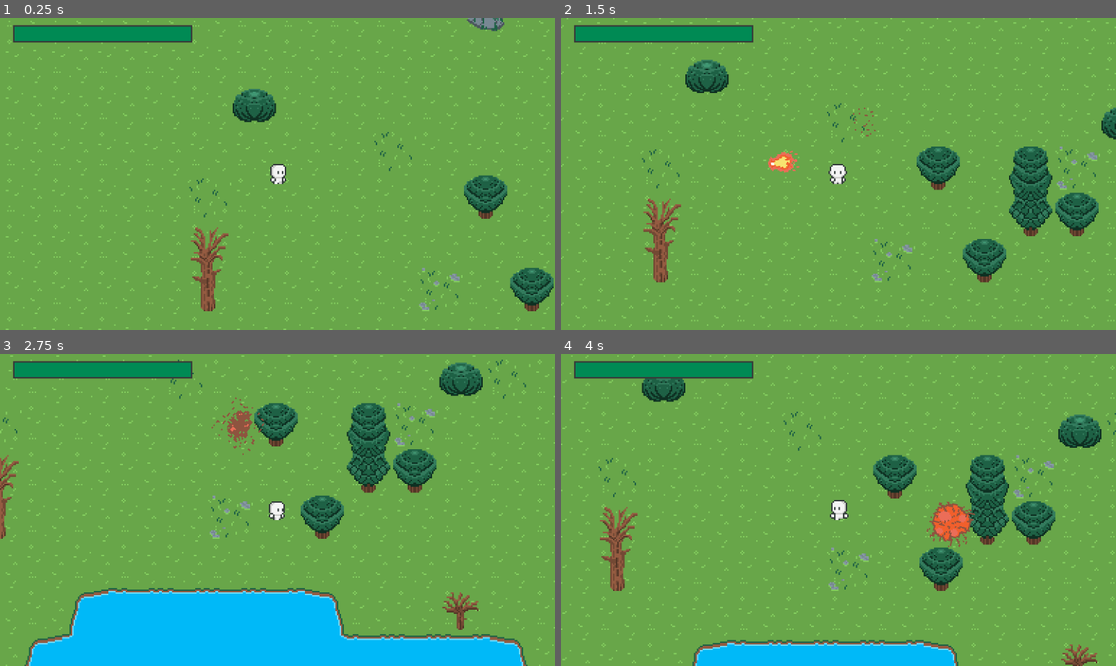
Above: before the commit, frames 1-4 (two rows, left to right).
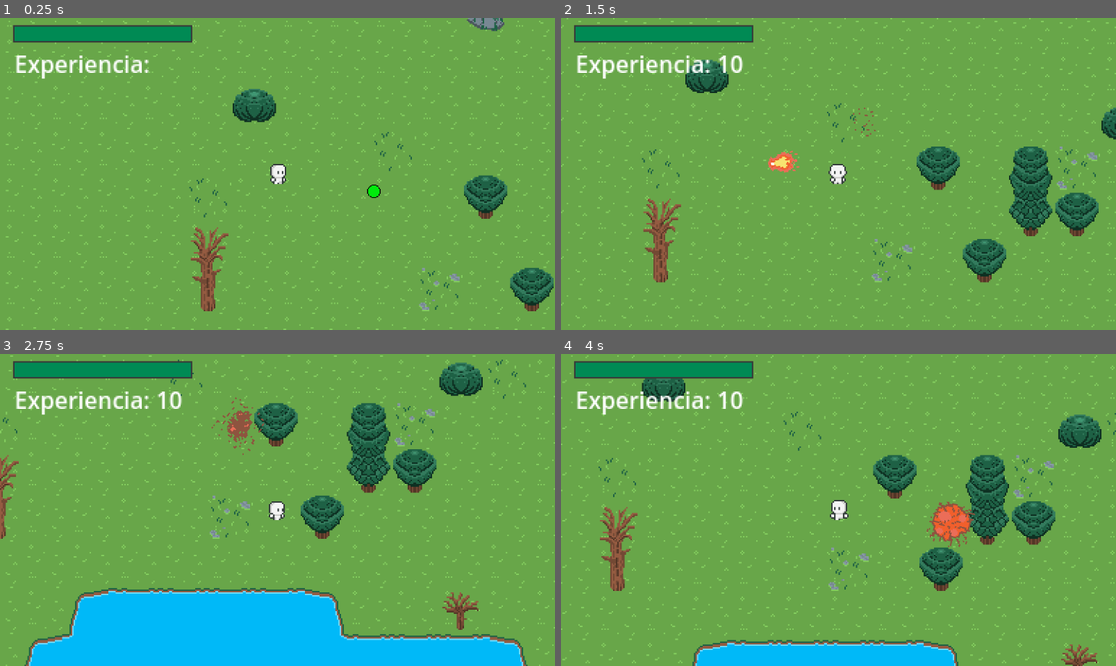
Above: after the commit, the same moments.

Repository: kelvinocampo/GD_TESTS
Game: Godot game, scene res://scenes/game.tscn
Two runs of this game, one before a commit and one after it. Both use one fixed random seed, a clock stepped at 60 frames per second and the inputs below.
Inputs (mouse positions are in pixels of both pictures, inside the frame that each line leads up to):
- Up to frame 1 (0.25 s): no input
- Up to frame 2 (1.5 s): move the mouse to (960, 158) at 0.52 s; press the mouse at (960, 158) at 0.53 s; hold D (derecha) 0.53-1.28 s; move the mouse to (727, 189) at 1.27 s; release the mouse at (727, 189) at 1.28 s; hold S (abajo) from 1.28 s (still down); click (727, 189) at 1.35 s
- Up to frame 3 (2.75 s): move the mouse to (333, 441) at 2.02 s; release S (abajo) at 2.03 s; press the mouse at (333, 441) at 2.03 s; hold D (derecha) from 2.03 s (still down)
- Up to frame 4 (4 s): move the mouse to (810, 572) at 2.77 s; release D (derecha) at 2.78 s; release the mouse at (810, 572) at 2.78 s; hold Up (arriba) 2.78-3.53 s; click (810, 572) at 2.85 s; move the mouse to (1005, 556) at 3.52 s; press the mouse at (1005, 556) at 3.53 s; hold Left (izquierda) from 3.53 s (still down)

The runs differ from the first frame. In frame 1, 0.8% of the frame differs, in the area x 2-69%, y 12-58%; in frame 2, 0.8%, in the area x 2-33%, y 12-20%; in frame 3, 0.8%; in frame 4, 0.8%.

Commit message:
add experience scene

Diff:
--- /dev/null
+++ b/COMBAT/scenes/experience.tscn
@@ -0,0 +1,21 @@
+[gd_scene load_steps=4 format=3 uid="uid://gsydd7b36llp"]
+
+[ext_resource type="Script" uid="uid://cbul1hev1oq5p" path="res://scripts/experience.gd" id="1_svk5y"]
+[ext_resource type="Texture2D" uid="uid://bo11wylmtipwl" path="res://assets/sprites/experience.png" id="2_sk4pw"]
+
+[sub_resource type="RectangleShape2D" id="RectangleShape2D_5ieuq"]
+size = Vector2(10, 10)
+
+[node name="EXPERIENCE" type="Area2D"]
+collision_layer = 2
+collision_mask = 2
+script = ExtResource("1_svk5y")
+
+[node name="Sprite2D" type="Sprite2D" parent="."]
+position = Vector2(-1.1920929e-07, 2.842171e-14)
+scale = Vector2(0.625, 0.625)
+texture = ExtResource("2_sk4pw")
+
+[node name="CollisionShape2D" type="CollisionShape2D" parent="."]
+position = Vector2(0, -1)
+shape = SubResource("RectangleShape2D_5ieuq")
--- a/COMBAT/scenes/game.tscn
+++ b/COMBAT/scenes/game.tscn
@@ -1,9 +1,10 @@
-[gd_scene load_steps=7 format=3 uid="uid://bbjwfwmemvfru"]
+[gd_scene load_steps=8 format=3 uid="uid://bbjwfwmemvfru"]
 
 [ext_resource type="PackedScene" uid="uid://8l7t3ryv6543" path="res://scenes/player.tscn" id="1_uwrxv"]
 [ext_resource type="PackedScene" uid="uid://f31lxof23jvt" path="res://scenes/mapa.tscn" id="2_yqjtg"]
 [ext_resource type="PackedScene" uid="uid://swvqh51pufsg" path="res://scenes/slime.tscn" id="3_lnu2h"]
 [ext_resource type="PackedScene" uid="uid://bf8l605uoj5li" path="res://scenes/slime_spawner.tscn" id="4_lbhrr"]
+[ext_resource type="PackedScene" uid="uid://gsydd7b36llp" path="res://scenes/experience.tscn" id="5_iywne"]
 
 [sub_resource type="GDScript" id="GDScript_lnu2h"]
 script/source = "extends Node
@@ -42,3 +43,6 @@
 [node name="CollisionShape2D" type="CollisionShape2D" parent="SlimeSpawner/SpawnArea"]
 position = Vector2(17, 266.5)
 shape = SubResource("RectangleShape2D_lnu2h")
+
+[node name="EXPERIENCE" parent="." instance=ExtResource("5_iywne")]
+position = Vector2(67, 13)
--- a/COMBAT/scenes/player.tscn
+++ b/COMBAT/scenes/player.tscn
@@ -326,4 +326,12 @@
 offset_right = 132.0
 offset_bottom = 16.0
 
+[node name="Label" type="Label" parent="Camera2D/Control"]
+layout_mode = 0
+offset_left = 10.0
+offset_top = 20.0
+offset_right = 104.0
+offset_bottom = 43.0
+text = "Experiencia: "
+
 [node name="PuntoDisparo" type="Marker2D" parent="."]
--- /dev/null
+++ b/COMBAT/scripts/experience.gd
@@ -0,0 +1,89 @@
+class_name OrbeXP
+extends Area2D
+
+# --- VARIABLES DE CONFIGURACIÓN ---
+@export var valor_xp: int = 10         # Cantidad de experiencia que otorga
+@export var velocidad_inicial: float = 150.0 # Velocidad de movimiento inicial
+@export var velocidad_aceleracion: float = 800.0 # Aceleración hacia el jugador
+@export var rango_deteccion: float = 100.0 # Distancia para iniciar la persecución
+
+var jugador: Node2D = null           # Referencia al jugador
+var velocidad_actual: Vector2 = Vector2.ZERO # Velocidad actual del orbe
+var en_rango: bool = false           # Bandera para iniciar la persecución
+
+# ----------------- INICIALIZACIÓN Y DETECCIÓN -----------------
+
+func _ready() -> void:
+	# 1. Conecta la señal del Area2D para cuando el jugador lo toque.
+	body_entered.connect(_on_body_entered)
+
+	# Opcional: Dale una dirección inicial aleatoria (si lo deseas)
+	# velocidad_actual = Vector2(randf_range(-1.0, 1.0), randf_range(-1.0, 1.0)).normalized() * velocidad_inicial
+
+func _physics_process(delta: float) -> void:
+	# 1. Buscar al jugador si aún no lo tiene y está cerca
+	if jugador == null:
+		_buscar_jugador()
+
+	# 2. Lógica de persecución y movimiento
+	if en_rango and jugador != null:
+		_mover_hacia_jugador(delta)
+	elif velocidad_actual.length() > 0:
+		# Si no está en rango, aplica fricción para detener el movimiento inicial
+		velocidad_actual = velocidad_actual.move_toward(Vector2.ZERO, 10 * delta)
+		global_position += velocidad_actual * delta
+
+# ----------------- MOVIMIENTO DIRIGIDO -----------------
+
+func _buscar_jugador() -> void:
+	# Comprobar la distancia al centro de la escena para ver si el jugador está cerca
+	# Esto es mejor si tienes una referencia al nodo del jugador al inicio del juego.
+
+	# METODO SIMPLE: Buscar por grupos (asume que el jugador está en el grupo "player")
+	var players = get_tree().get_nodes_in_group("player")
+	if players.size() > 0:
+		jugador = players[0]
+
+func _mover_hacia_jugador(delta: float) -> void:
+	if jugador == null:
+		return
+
+	# 1. Calcula la dirección al jugador
+	var direccion_al_jugador: Vector2 = global_position.direction_to(jugador.global_position)
+
+	# 2. Acelera la velocidad actual hacia esa dirección
+	velocidad_actual += direccion_al_jugador * velocidad_aceleracion * delta
+
+	# 3. Limita la velocidad máxima (opcional)
+	velocidad_actual = velocidad_actual.limit_length(500.0)
+
+	# 4. Aplica el movimiento
+	global_position += velocidad_actual * delta
+
+	# Opcional: Si el orbe está muy cerca, teletransportarlo para asegurar la recolección
+	if global_position.distance_to(jugador.global_position) < 5:
+		_recolectar()
+
+# ----------------- RECOLECCIÓN Y DESTRUCCIÓN -----------------
+
+# Función que se ejecuta cuando el Area2D detecta un cuerpo (solo el jugador)
+func _on_body_entered(body: Node2D) -> void:
+	# Verificamos que sea el jugador (o la entidad que recolecta)
+	if body is CharacterBody2D and body.is_in_group("player"):
+		_recolectar()
+
+func _recolectar() -> void:
+	# 1. Otorgar la experiencia (Lógica en el jugador)
+	if jugador != null and jugador.has_method("ganar_experiencia"):
+		jugador.ganar_experiencia(valor_xp)
+
+	# 2. Eliminar el orbe de la escena
+	queue_free()
+
+# ----------------- HABILITADOR DE PERSECUCIÓN (Rango) -----------------
+# Llamar a esta función constantemente (ej. desde un Area2D padre o en _physics_process)
+
+func _activar_persecucion() -> void:
+	# Si el jugador está dentro del rango de detección, activar la persecución
+	if jugador != null and global_position.distance_to(jugador.global_position) < rango_deteccion:
+		en_rango = true
--- a/COMBAT/scripts/player.gd
+++ b/COMBAT/scripts/player.gd
@@ -6,8 +6,11 @@
 @export var health: int = 100
 # Guarda la última dirección: "right", "left", "up", "down"
 var last_dir := "right"
+var experience = 0
 
 @onready var lifebar = $Camera2D/Control/LIFE
+@onready var experiencelabel = $Camera2D/Control/Label
+
 
 const Proyectil_Escena = preload("res://scenes/proyectil.tscn")
 
@@ -71,6 +74,7 @@
 	move_and_slide()
 
 func _ready():
+	add_to_group("player")
 	lifebar.init_health(max_health)
 
 func die() -> void:
@@ -123,3 +127,9 @@
 	# Verificar si el jugador murió
 	if health <= 0:
 		die()
+
+func ganar_experiencia(xp: int) -> void:
+	# Aquí va tu lógica de aumento de XP, nivel, etc.
+	print("¡Ganaste ", xp, " de experiencia!")
+	experience += xp
+	experiencelabel.text = "Experiencia: " + str(experience)
Binary file added: COMBAT/assets/sprites/experience.png
Not shown, added: COMBAT/assets/sprites/experience.png.import
Not shown, added: COMBAT/scripts/experience.gd.uid
